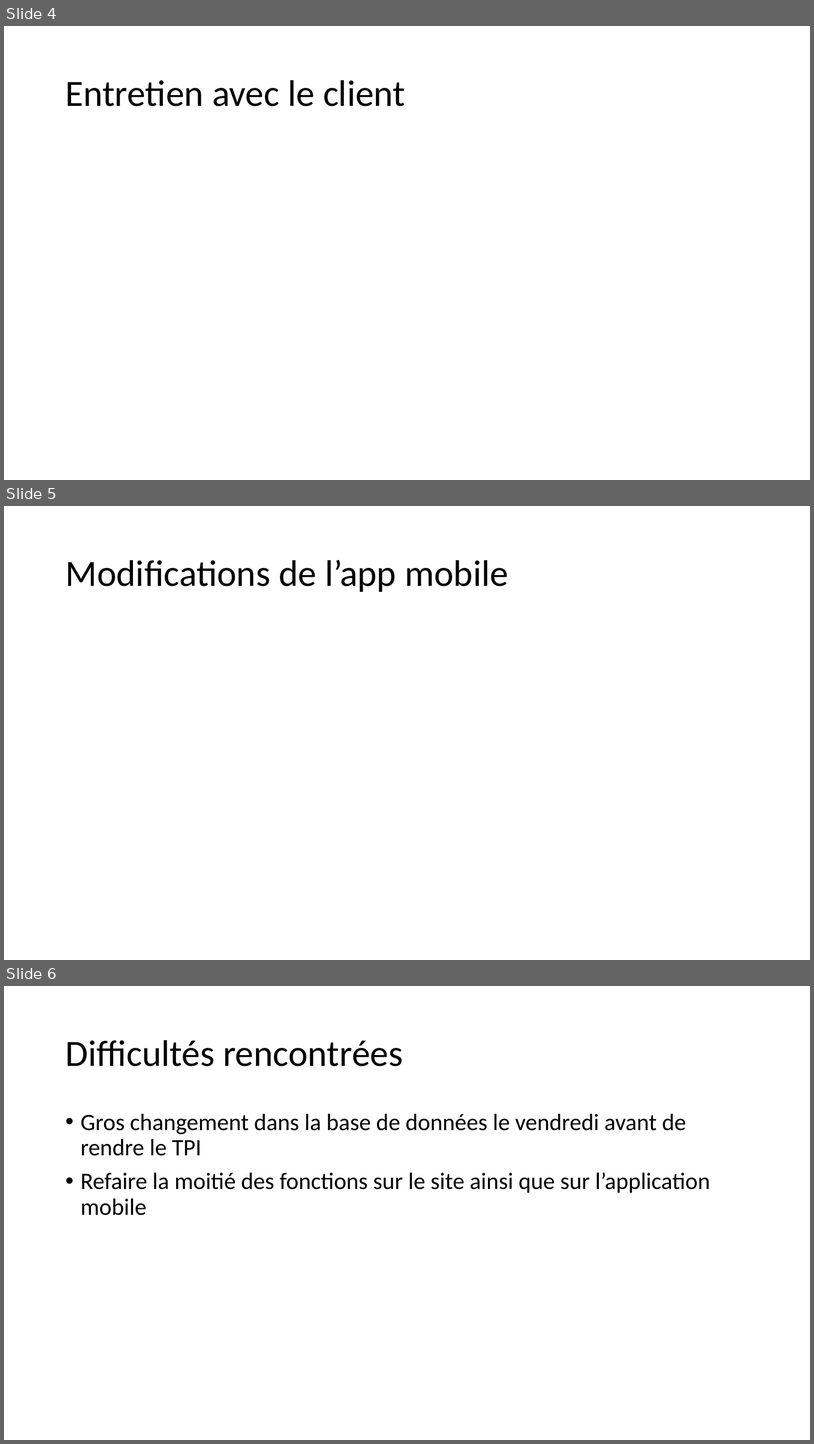
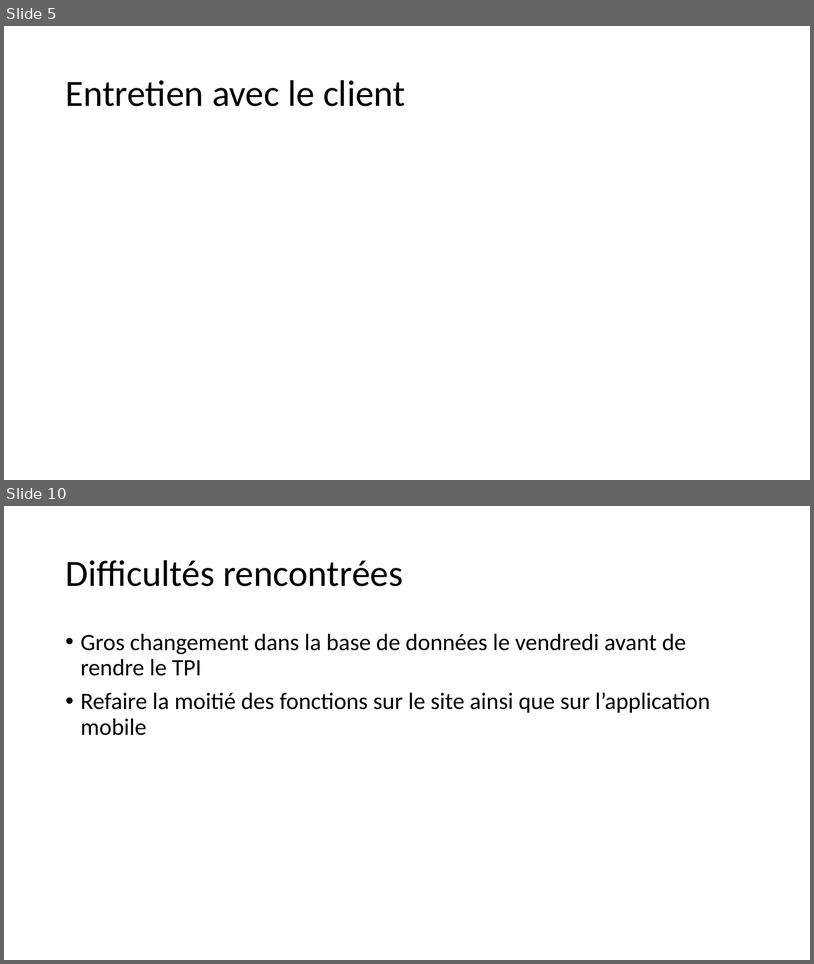
Before and after one commit to JeremyGfeller/TPI, a slide deck: Documentation/présentation.pptx. Shown one above the other, each under a label of ours: slides 4, 5 and 6 before the commit, slides 5 and 10 after it; the slides between them are not shown. The pictures are 814x1444 and 814x964 pixels, drawn with LibreOffice and Linux fonts; fonts in the diff are those of the drawing. Boxes give left, top, right and bottom in pixels: in the first picture for what was removed or moved away, otherwise in the second. Text is boxed around its words. In the diff, an @@ line names an element or a change of style, - is before the commit and + after.

```diff
--- a/Documentation/présentation.pptx
+++ b/Documentation/présentation.pptx
@@ slide 5 removed at (x1=4, y1=506, x2=810, y2=960), background #FFFFFF @@
@@ title removed at (x1=65, y1=560, x2=509, y2=592) @@
-Modifications de l’app mobile
@@ what was slide 4 is now slide 5 @@
@@ what was slide 6 is now slide 10 @@
```
Also in this commit, not shown: 1 slide changed, 6 slides added, 1 other slide removed.
